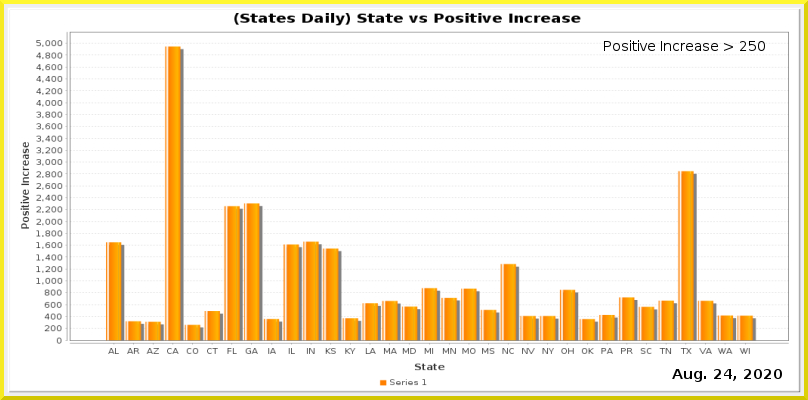
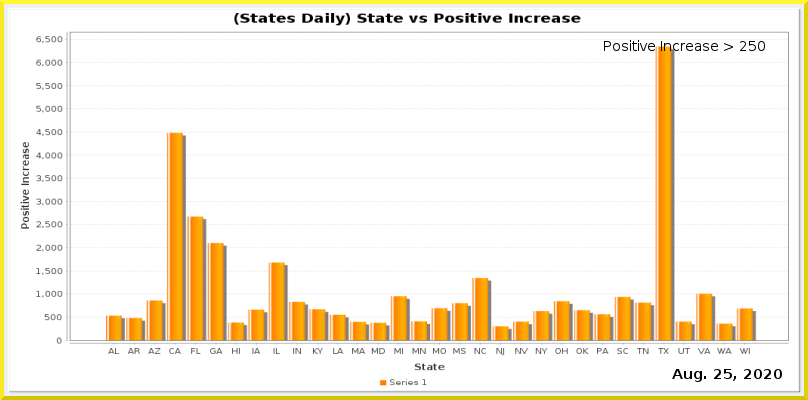
Two versions of the same layered image (808 × 400). Layer-by-layer changes:
painted on "Current Date" over 724, 369, 732, 379
painted on "Date_vs_TestIncrease.png" over 36, 36, 789, 356
